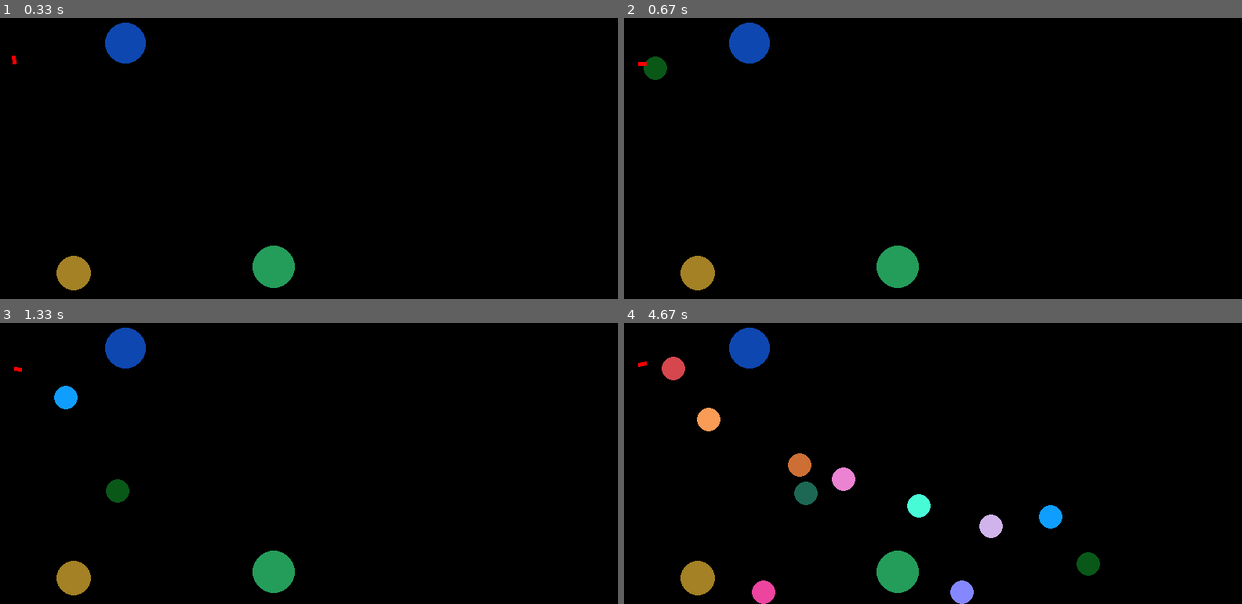
Above: before the commit, frames 1-4 (two rows, left to right).
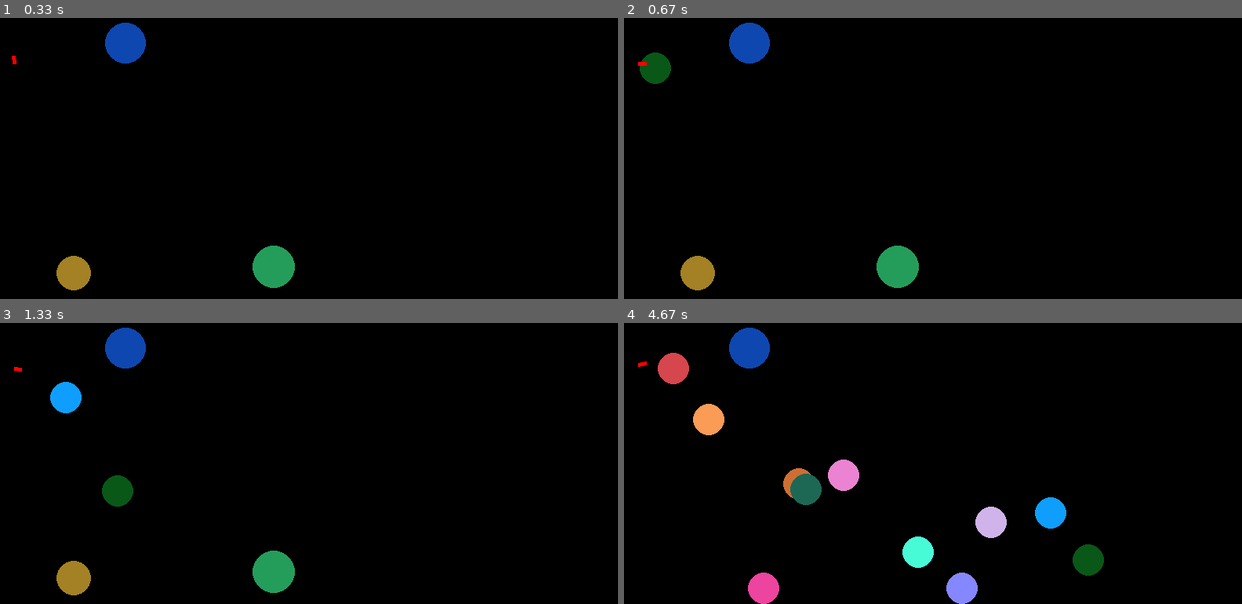
Above: after the commit, the same moments.

Repository: python-practice-b02-006/Biglov
Game: pygame game, started from lab_5/pygame_gun.py
Two runs of this game, one before a commit and one after it. Both use one fixed random seed, a clock stepped at 60 frames per second and the inputs below.
Inputs (mouse positions are in pixels of both pictures, inside the frame that each line leads up to):
- Up to frame 1 (0.33 s): no input
- Up to frame 2 (0.67 s): click (926, 62) at 0.42 s
- Up to frame 3 (1.33 s): hold Up 0.67-1.13 s; click (506, 356) at 0.8 s; hold Down from 1.17 s (still down); click (309, 398) at 1.3 s
- Up to frame 4 (4.67 s): release Down at 1.47 s; hold Up 1.5-1.87 s; click (778, 373) at 1.63 s; hold Down 1.9-2.27 s; move the mouse to (988, 471) at 1.93 s; click (988, 471) at 2.03 s; hold Up 2.3-2.6 s; click (735, 480) at 2.43 s; hold Down 2.63-2.93 s; click (outside the picture) at 2.77 s; hold Up 2.97-3.33 s; click (1155, 533) at 3.1 s; hold Down 3.37-3.73 s; click (1000, 410) at 3.5 s; hold Up 3.77-4.07 s; click (outside the picture) at 3.9 s; hold Down 4.1-4.4 s; click (outside the picture) at 4.23 s; hold Up from 4.43 s (still down); click (704, 353) at 4.57 s

Frame 1 is identical in both runs. In frame 2, 0.2% of the frame differs, in the area x 2-8%, y 12-24%; in frame 3, 0.4%; in frame 4, 4.0%, in the area x 5-78%, y 10-100%.

Commit message:
added collisions between bals and targets

Diff:
--- a/lab_5/pygame_gun.py
+++ b/lab_5/pygame_gun.py
@@ -14,7 +14,7 @@
     return (randint(0, 255), randint(0, 255), randint(0, 255))
 
 class Ball():
-    def __init__(self, coord, vel, rad=15, color=None):
+    def __init__(self, coord, vel, rad=20, color=None):
         if color == None:
             color = choose_color()
         self.color = color
@@ -60,7 +60,7 @@
 
 class Gun():
     def __init__(self, coord=[30, SCREEN_SIZE[1]//2],
-                 min_pow=10, max_pow=30):
+                 min_pow=10, max_pow=50):
         self.coord = coord
         self.angle = 0
         self.min_pow = min_pow
@@ -139,6 +139,7 @@
     def process(self, events, screen):
         done = self.handle_events(events)
         self.move()
+        self.hits()
         self.draw(screen)
         if self.check_alive():
             for i in range(self.target_count):
@@ -160,6 +161,12 @@
         for ball in self.balls:
             ball.move()
         self.gun.move()
+
+    def hits(self):
+        for t in self.targets:
+            for b in self.balls:
+                t.check_collision(b)
+
 
     def check_alive(self):
         self.balls = [b for b in self.balls if b.is_alive]
